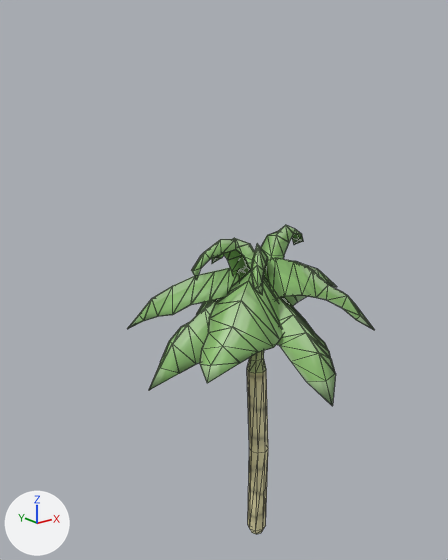
Before and after pictures for a commit that changed the glTF model models/tree.glb.
Camera for both pictures: a camera (50 mm lens) standing at (-67.4, -74.2, 81.7) and looking at (-4.0, 5.1, 50.0). Arrows for +X, +Y and +Z are at lower left; the lights stay in place. Mesh edges are drawn as thin lines. Where no turn or scale is listed for an object, it has been applied to the vertices. Vertices at the same position are counted once.
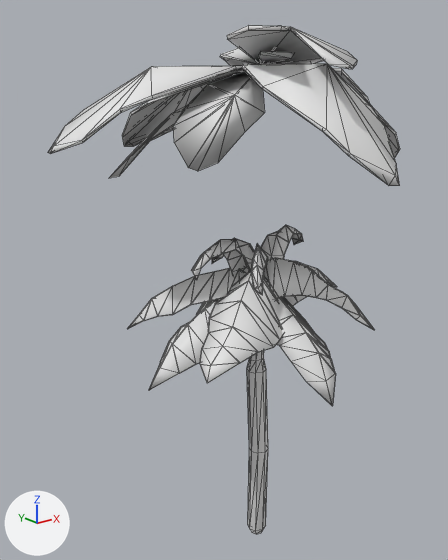
The newer file is also rescaled (x0.585), turned or shifted as a whole; pictures and numbers use the older file's frame.

Changed parts and their boxes [x1, y1, x2, y2] in the pictures (448 x 560 px):
'tree palm.001', added: after [48, 25, 400, 186]
part 1 of me_cube, recoloured (yellow to grey): [247, 351, 268, 534] in both
part 2 of me_cube, recoloured (green to grey): [144, 258, 374, 390] in both
part 3 of me_cube, recoloured (green to grey): [192, 225, 336, 406] in both

Edits to the bpy script that builds the scene:
```text
Change me_cube:
    where me_cube.from_pydata(...)  # 700 vertices, 1337 faces; spans x -22.1..23.1, y -20.2..20.5, z 0.0..58.5
    used by ob_cube; location = (0.0, 0.0, 0.0)
    me_cube part 1: 136 faces spanning x -3.4..3.4, y -2.6..4.1, z 0.0..48.0 switch from mat_treepalm (picture img_treepalm) to no material
    me_cube part 2: 380 faces spanning x -22.1..23.1, y -13.3..15.9, z 36.6..54.4 switch from mat_tree_palm (picture img_tree_palm) to no material
    me_cube part 3: 801 faces spanning x -18.9..15.8, y -20.2..20.5, z 36.4..58.5 switch from mat_tree_palm_001 (picture img_tree_palm_psd) to no material
Add me_tree_palm_002:
    me_tree_palm_002.from_pydata(...)  # 176 vertices, 329 faces; spans x -31.6..27.4, y -26.2..30.4, z 66.9..89.2
Add ob_tree_palm_001:
    ob_tree_palm_001 = bpy.data.objects.new('tree palm.001', me_tree_palm_002)
    ob_tree_palm_001.location = (0.3, -0.8, 0.2)
```
